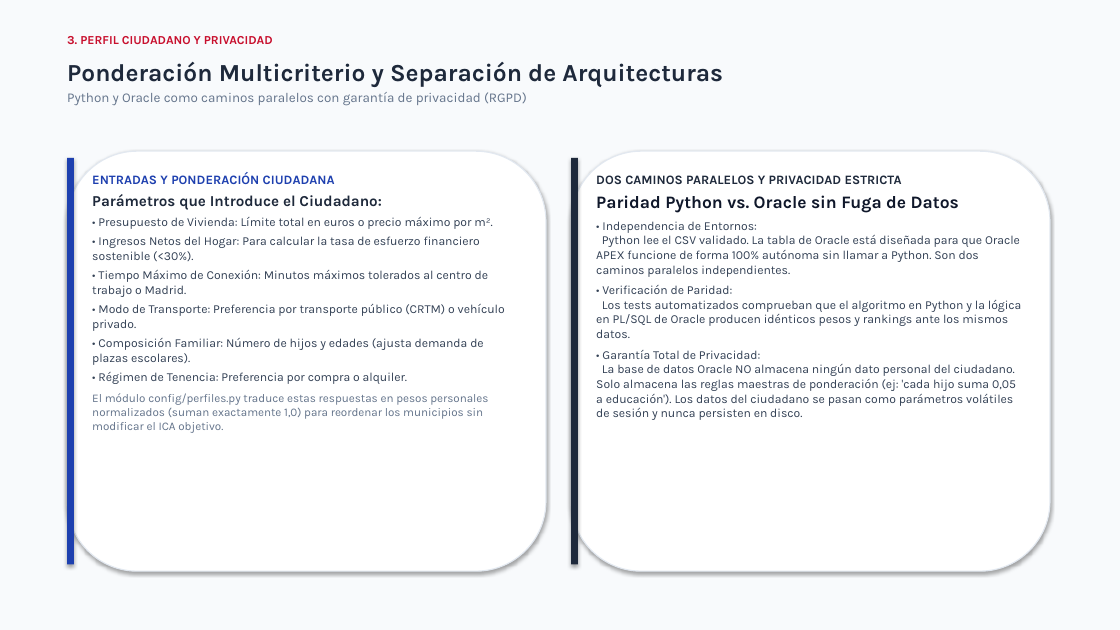
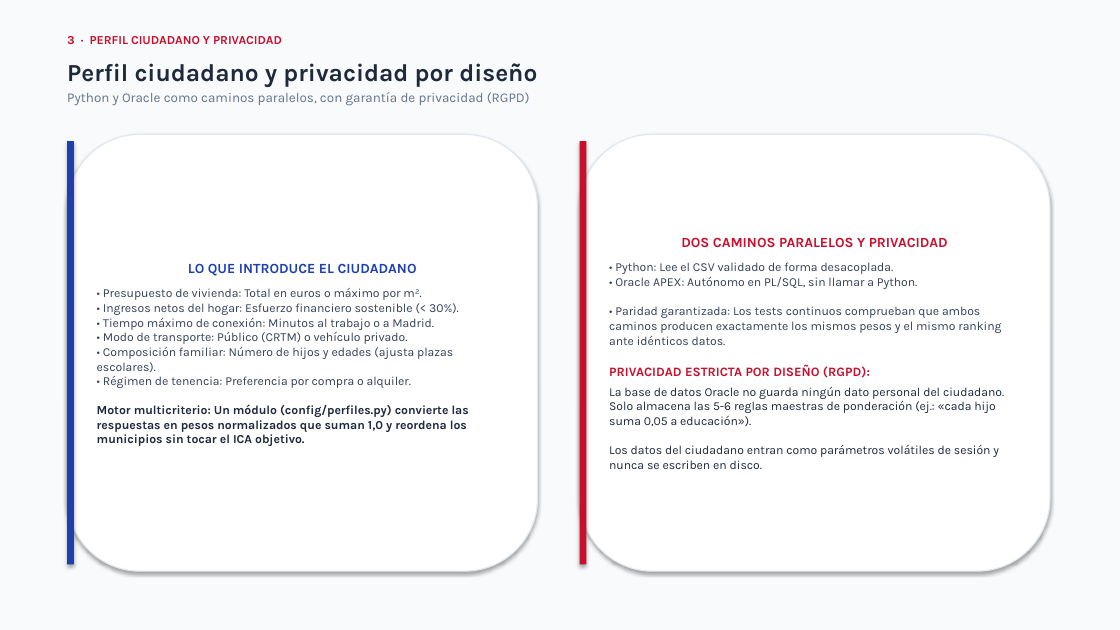
Before and after one commit to AlejandroCuntin/DatathonLodCoreMadrid, a slide deck: slide 4 of presentacion_datathon_10min.pptx. Drawn at 1120x630 pixels with LibreOffice and Linux fonts; fonts in the diff are those of the drawing. Boxes give left, top, right and bottom in pixels: in the first picture for what was removed or moved away, otherwise in the second. Text is boxed around its words. In the diff, an @@ line names an element or a change of style, - is before the commit and + after.

Commit message:
docs(presentacion): sincroniza 14 slides con guion perfeccionado y 73 tests

```diff
--- a/presentacion_datathon_10min.pptx
+++ b/presentacion_datathon_10min.pptx
@@ text at [67, 36, 282, 44]: text changed @@
-3. PERFIL CIUDADANO Y PRIVACIDAD
+3 · PERFIL CIUDADANO Y PRIVACIDAD
@@ text at [67, 63, 537, 105]: text changed @@
-Ponderación Multicriterio y Separación de Arquitecturas
-Python y Oracle como caminos paralelos con garantía de privacidad (RGPD)
+Perfil ciudadano y privacidad por diseño
+Python y Oracle como caminos paralelos, con garantía de privacidad (RGPD)
@@ rectangle: place and size @@
-rectangle at [67, 158, 74, 565]
+rectangle at [67, 141, 74, 565]
@@ rounded rectangle "LO QUE INTRODUCE EL CIUDADANO": place and size @@
-rounded rectangle "LO QUE INTRODUCE EL CIUDADANO" at [67, 151, 546, 571]
+rounded rectangle "LO QUE INTRODUCE EL CIUDADANO" at [67, 134, 538, 571]
@@ rectangle: place and size @@
-rectangle at [571, 158, 578, 565]
+rectangle at [580, 141, 586, 565]
@@ rectangle at [580, 141, 586, 565]: fill #1E293B to #C8102E @@
@@ rounded rectangle "DOS CAMINOS PARALELOS Y PRIVACIDAD": place and size @@
-rounded rectangle "DOS CAMINOS PARALELOS Y PRIVACIDAD" at [596, 175, 1022, 420]
+rounded rectangle "DOS CAMINOS PARALELOS Y PRIVACIDAD" at [580, 134, 1050, 571]
@@ rounded rectangle "DOS CAMINOS PARALELOS Y PRIVACIDAD" at [580, 134, 1050, 571]: vertical alignment top to middle; fill none to #FFFFFF; outline none to #E2E8F0 1 pt; shadow on @@
@@ text removed at [92, 173, 505, 433] @@
-ENTRADAS Y PONDERACIÓN CIUDADANA
-Parámetros que Introduce el Ciudadano:
-• Presupuesto de Vivienda: Límite total en euros o precio máximo por m².
-• Ingresos Netos del Hogar: Para calcular la tasa de esfuerzo financiero sostenible (<30%).
-• Tiempo Máximo de Conexión: Minutos máximos tolerados al centro de trabajo o Madrid.
-• Modo de Transporte: Preferencia por transporte público (CRTM) o vehículo privado.
-• Composición Familiar: Número de hijos y edades (ajusta demanda de plazas escolares).
-• Régimen de Tenencia: Preferencia por compra o alquiler.
-El módulo config/perfiles.py traduce estas respuestas en pesos personales normalizados (suman exactamente 1,0) para reordenar los municipios sin modificar el ICA objetivo.
@@ rounded rectangle removed at [571, 151, 1050, 571] @@
@@ text in rounded rectangle at [609, 237, 1004, 469]: text changed; text colour #334155 to #1E293B @@
-DOS CAMINOS PARALELOS Y PRIVACIDAD ESTRICTA
-Paridad Python vs. Oracle sin Fuga de Datos
-• Independencia de Entornos:
-Python lee el CSV validado. La tabla de Oracle está diseñada para que Oracle APEX funcione de forma 100% autónoma sin llamar a Python. Son dos caminos paralelos independientes.
-• Verificación de Paridad:
-Los tests automatizados comprueban que el algoritmo en Python y la lógica en PL/SQL de Oracle producen idénticos pesos y rankings ante los mismos datos.
-• Garantía Total de Privacidad:
-La base de datos Oracle NO almacena ningún dato personal del ciudadano. Solo almacena las reglas maestras de ponderación (ej: 'cada hijo suma 0,05 a educación'). Los datos del ciudadano se pasan como parámetros volátiles de sesión y nunca persisten en disco.
+DOS CAMINOS PARALELOS Y PRIVACIDAD
+• Python: Lee el CSV validado de forma desacoplada.
+• Oracle APEX: Autónomo en PL/SQL, sin llamar a Python.
+• Paridad garantizada: Los tests continuos comprueban que ambos caminos producen exactamente los mismos pesos y el mismo ranking ante idénticos datos.
+PRIVACIDAD ESTRICTA POR DISEÑO (RGPD):
+La base de datos Oracle no guarda ningún dato personal del ciudadano. Solo almacena las 5-6 reglas maestras de ponderación (ej.: «cada hijo suma 0,05 a educación»).
+Los datos del ciudadano entran como parámetros volátiles de sesión y nunca se escriben en disco.
@@ text in rounded rectangle at [97, 263, 469, 446]: text added @@
+LO QUE INTRODUCE EL CIUDADANO
+• Presupuesto de vivienda: Total en euros o máximo por m².
+• Ingresos netos del hogar: Esfuerzo financiero sostenible (< 30%).
+• Tiempo máximo de conexión: Minutos al trabajo o a Madrid.
+• Modo de transporte: Público (CRTM) o vehículo privado.
+• Composición familiar: Número de hijos y edades (ajusta plazas escolares).
+• Régimen de tenencia: Preferencia por compra o alquiler.
+Motor multicriterio: Un módulo (config/perfiles.py) convierte las respuestas en pesos normalizados que suman 1,0 y reordena los municipios sin tocar el ICA objetivo.
```
Also in this commit, not shown: 13 other slides changed, 4 other files.
